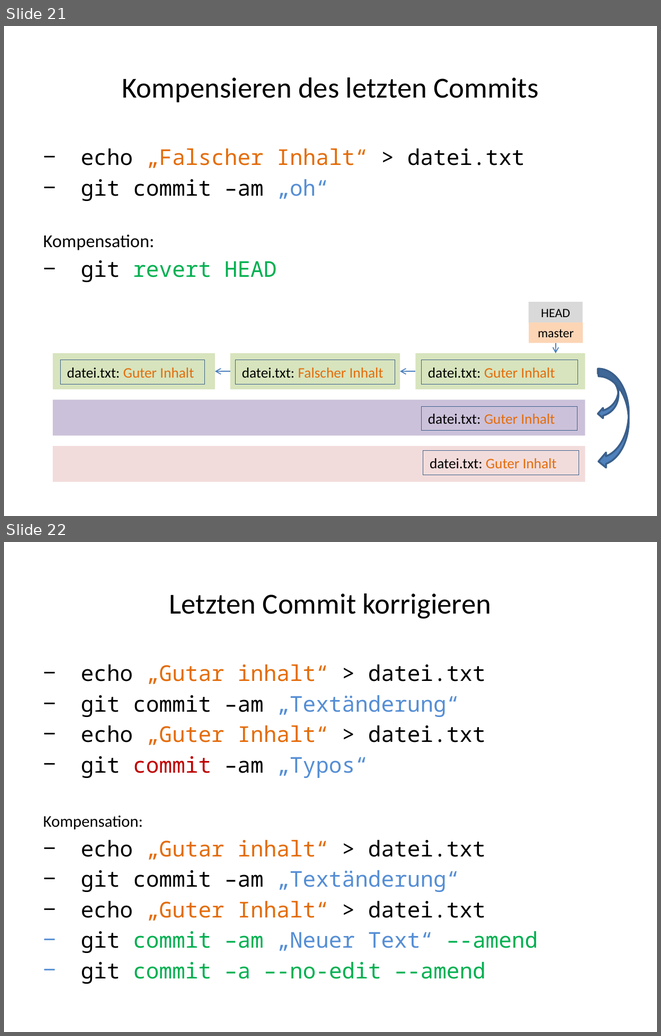
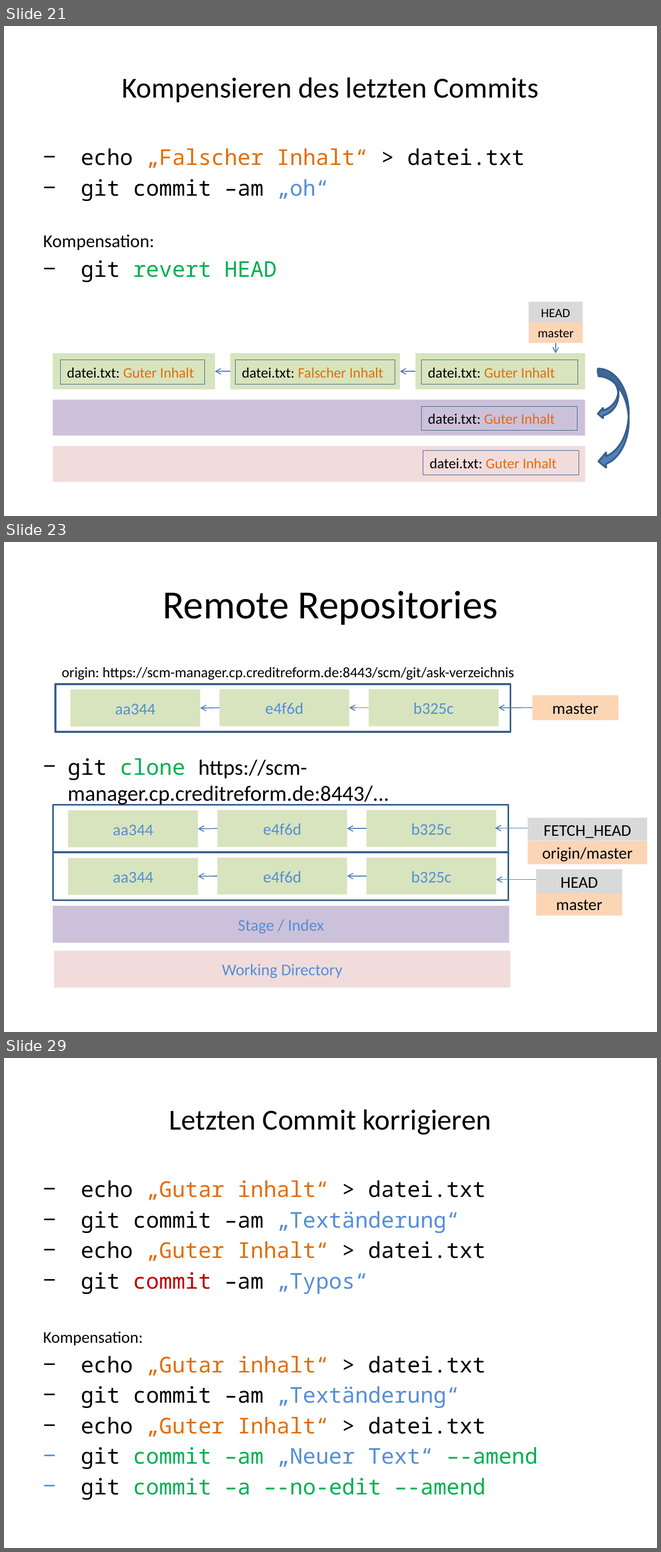
Before and after one commit to kotlincook/gitplayground, a slide deck: GIT.pptx. Shown one above the other, each under a label of ours: slides 21 and 22 before the commit, slides 21, 23 and 29 after it; the slides between them are not shown. The pictures are 661x1036 and 661x1552 pixels, drawn with LibreOffice and Linux fonts; fonts in the diff are those of the drawing. Boxes give left, top, right and bottom in pixels: in the first picture for what was removed or moved away, otherwise in the second. Text is boxed around its words. In the diff, an @@ line names an element or a change of style, - is before the commit and + after.

```diff
--- a/GIT.pptx
+++ b/GIT.pptx
@@ slide 23 added at box(4, 542, 657, 1032), background #FFFFFF @@
@@ title added at box(162, 591, 498, 625), 44 pt, text #000000 @@
+Remote Repositories
@@ text added at box(62, 667, 514, 680), 16 pt, text #000000 @@
+origin: https://scm-manager.cp.creditreform.de:8443/scm/git/ask-verzeichnis
@@ rectangle added at box(55, 685, 511, 732), outline #3A5F8C 2 pt @@
@@ rectangle added at box(71, 689, 201, 727), fill #D7E4BD, 18 pt, text #558ED5 @@
+aa344
@@ rectangle added at box(220, 689, 350, 726), fill #D7E4BD, 18 pt, text #558ED5 @@
+e4f6d
@@ rectangle added at box(368, 689, 498, 726), fill #D7E4BD, 18 pt, text #558ED5 @@
+b325c
@@ rectangle added at box(532, 695, 618, 720), fill #FCD5B5, 18 pt, text #000000 @@
+master
@@ arrow added from (220, 708) to (200, 708), #4B7EBC 1 pt @@
@@ arrow added from (368, 708) to (350, 708), #4B7EBC 1 pt @@
@@ arrow added from (532, 708) to (498, 708), #4B7EBC 1 pt @@
@@ text added at box(68, 758, 389, 805), 24 pt, text #000000 @@
+− git clone https://scm-manager.cp.creditreform.de:8443/...
@@ rectangle added at box(528, 818, 647, 840), fill #D9D9D9, 18 pt, text #000000 @@
+FETCH_HEAD
@@ group added at box(53, 804, 508, 852): 4 rectangles, 2 arrows @@
+aa344
+e4f6d
+b325c
@@ arrow added from (528, 828) to (495, 828), #4B7EBC 1 pt @@
@@ rectangle added at box(528, 840, 647, 864), fill #FCD5B5, 18 pt, text #000000 @@
+origin/master
@@ rectangle added at box(53, 852, 508, 900), outline #3A5F8C 2 pt @@
@@ group added at box(53, 857, 511, 987): 5 rectangles @@
+Working Directory
+Stage / Index
+aa344
+e4f6d
+b325c
@@ rectangle added at box(536, 869, 623, 893), fill #D9D9D9, 18 pt, text #000000 @@
+HEAD
@@ arrow added from (218, 876) to (198, 876), #4B7EBC 1 pt @@
@@ arrow added from (367, 876) to (347, 876), #4B7EBC 1 pt @@
@@ arrow added from (536, 880) to (496, 880), #4B7EBC 1 pt @@
@@ rectangle added at box(536, 891, 623, 916), fill #FCD5B5, 18 pt, text #000000 @@
+master
@@ what was slide 22 is now slide 29 @@
```
Also in this commit, not shown: 5 slides changed, 6 other slides added.
